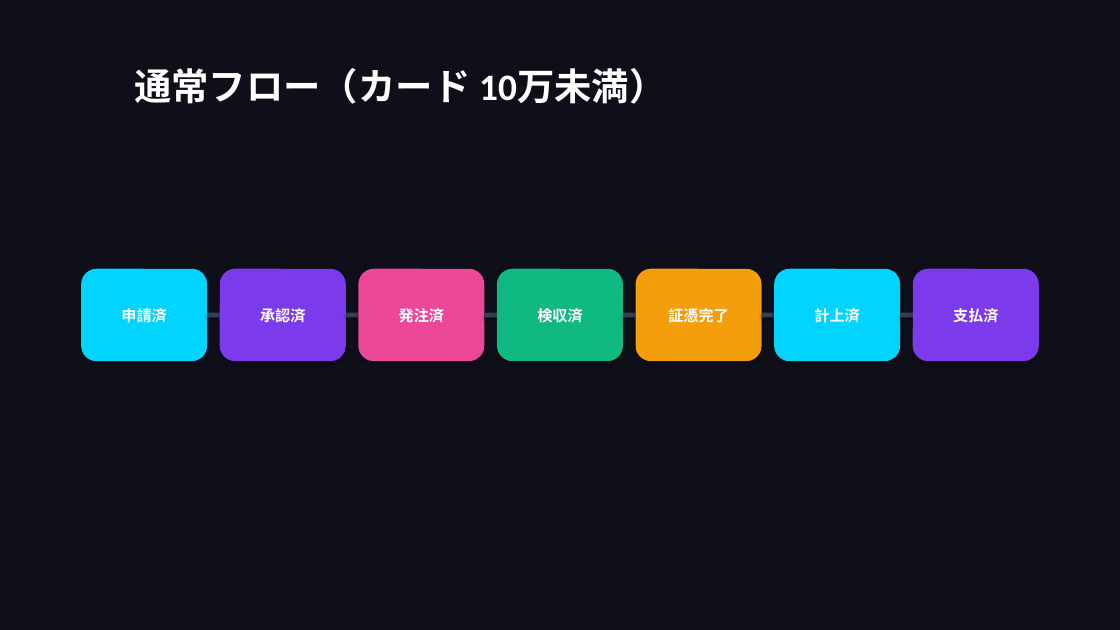
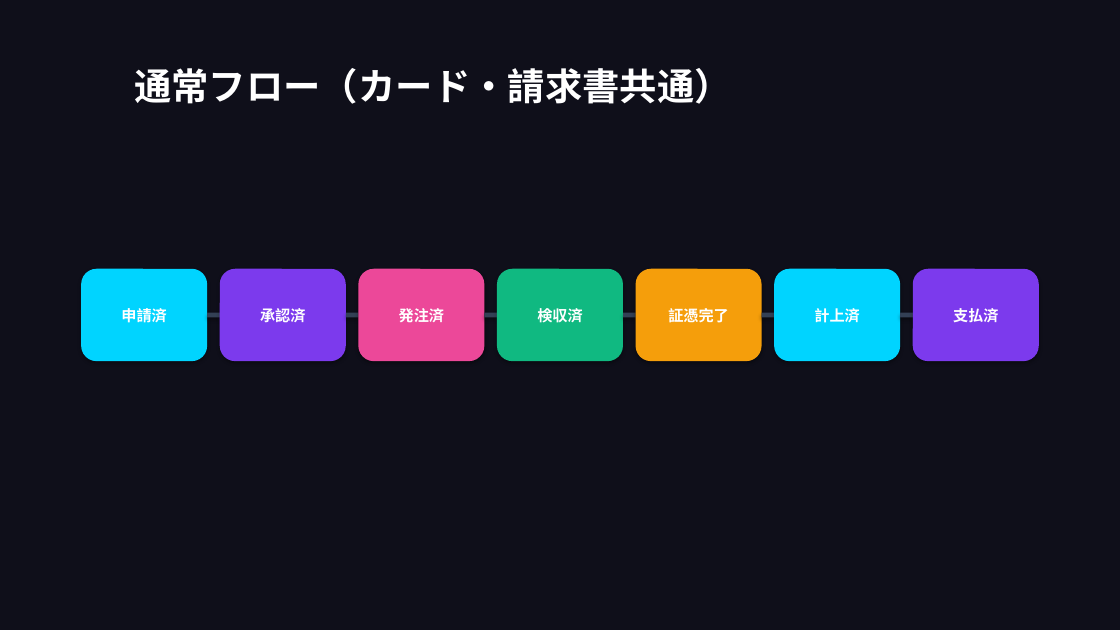
Before and after one commit to takeshiizawa123/next-procurement-poc, a slide deck: slide 31 of docs/operational-guide.pptx. Drawn at 1120x630 pixels with LibreOffice and Linux fonts; fonts in the diff are those of the drawing. Boxes give left, top, right and bottom in pixels: in the first picture for what was removed or moved away, otherwise in the second. Text is boxed around its words. In the diff, an @@ line names an element or a change of style, - is before the commit and + after.

```diff
--- a/docs/operational-guide.pptx
+++ b/docs/operational-guide.pptx
@@ text at (134,68,732,104): text changed @@
-通常フロー（カード 10万未満）
+通常フロー（カード・請求書共通）
```
Also in this commit, not shown: 9 other slides changed, 1 slide removed, 5 other files.
